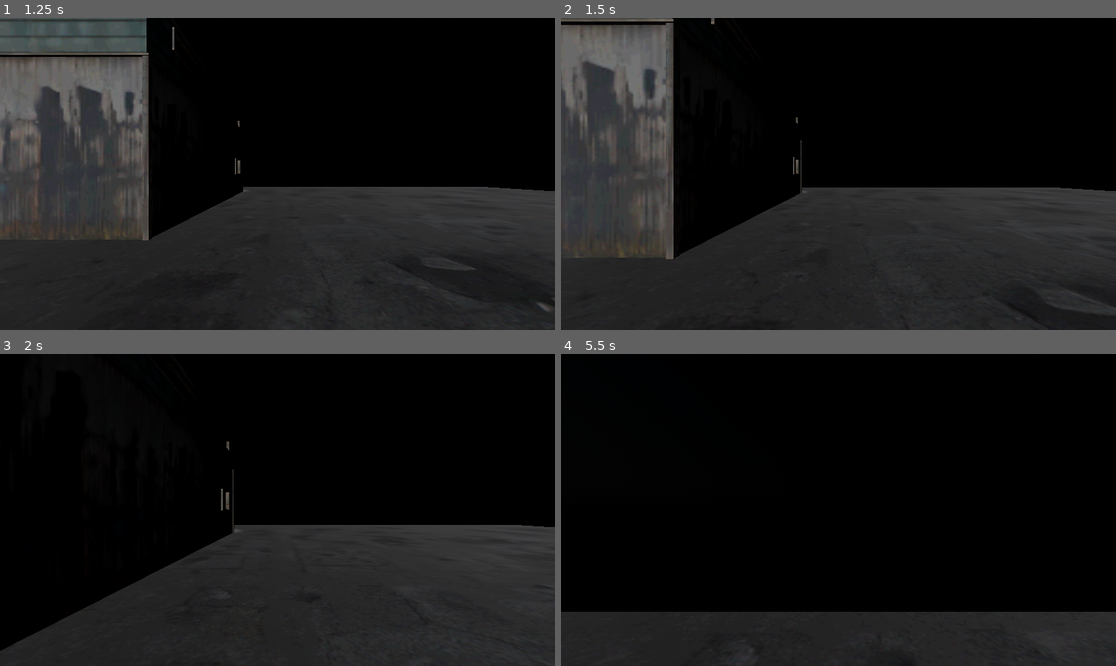
Above: before the commit, frames 1-4 (two rows, left to right).
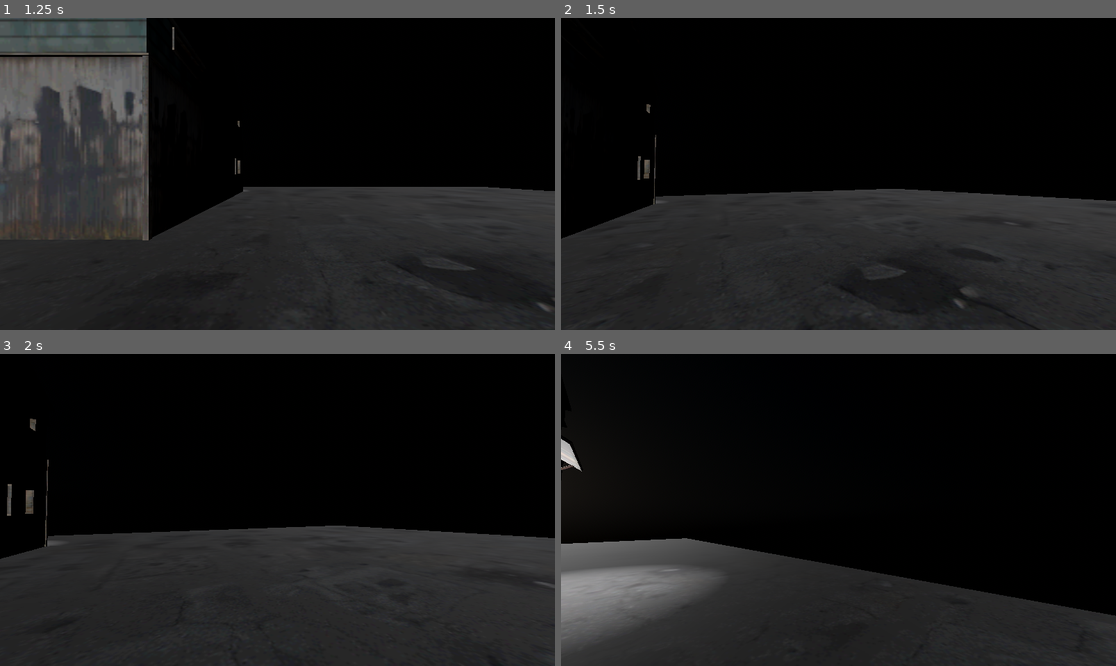
Above: after the commit, the same moments.

Repository: black-whale-studios/necropolis
Game: Godot game, scene res://src/main.tscn
The game is run twice, just before and just after one commit, with the same random seed, the same clock (stepped at 60 frames per second) and the same inputs.
Inputs (mouse positions are in pixels of both pictures, inside the frame that each line leads up to):
- Up to frame 1 (1.25 s): click "Start" at 0.5 s
- Up to frame 2 (1.5 s): tap Enter at 1.25 s; move the mouse to (866, 174) at 1.27 s; hold W (move_forward) from 1.28 s (still down); hold E (interact) from 1.28 s (still down)
- Up to frame 3 (2 s): keep holding W (move_forward); keep holding E (interact)
- Up to frame 4 (5.5 s): keep holding W (move_forward); move the mouse to (810, 510) at 2.02 s; release E (interact) at 2.03 s; tap E (interact) at 2.1, 3.6, 5.1 s; move the mouse to (849, 503) at 2.77 s; hold E (interact) 2.78-3.53 s; move the mouse to (832, 516) at 3.52 s; move the mouse to (877, 513) at 4.27 s; hold E (interact) 4.28-5.03 s; move the mouse to (794, 506) at 5.02 s

Frame 1 is identical in both runs. In frame 2, 17% of the frame differs, in the area x 0-100%, y 0-100%; in frame 3, 8.8%; in frame 4, 15%.

Commit message:
Adding interaction area gui

Diff:
--- a/project.godot
+++ b/project.godot
@@ -51,8 +51,3 @@
 "events": [Object(InputEventKey,"resource_local_to_scene":false,"resource_name":"","device":-1,"window_id":0,"alt_press …(192 unchanged characters)…
 ]
 }
-
-[rendering]
-
-renderer/rendering_method="gl_compatibility"
-renderer/rendering_method.mobile="gl_compatibility"
--- a/src/levels/lab_entrance/lab_entrance.tscn
+++ b/src/levels/factory_entrance/factory_entrance.tscn
@@ -1,10 +1,10 @@
 [gd_scene load_steps=11 format=3 uid="uid://dd1xi4resg5k7"]
 
-[ext_resource type="PackedScene" uid="uid://f5co7wm1ijeb" path="res://src/levels/lab_entrance/floor/floor.tscn" id="1_2d5kh"]
+[ext_resource type="PackedScene" uid="uid://f5co7wm1ijeb" path="res://src/levels/factory_entrance/floor/floor.tscn" id="1_2d5kh"]
 [ext_resource type="PackedScene" uid="uid://bqot8wk1fsrdy" path="res://src/scenes/player/player.tscn" id="1_lhubg"]
 [ext_resource type="PackedScene" uid="uid://bpbk4qnpsrm5p" path="res://src/scenes/interaction_box/interaction_box.tscn" id="2_2c0yn"]
 [ext_resource type="ArrayMesh" uid="uid://bl8te1b6bm1tu" path="res://src/assets/Industrial_exterior_v2/Models/Building_2.res" id="2_qtu4i"]
-[ext_resource type="Script" path="res://src/levels/lab_entrance/entrance_door_interaction.gd" id="3_oogoh"]
+[ext_resource type="Script" path="res://src/levels/factory_entrance/entrance_door_interaction.gd" id="3_oogoh"]
 
 [sub_resource type="ConcavePolygonShape3D" id="ConcavePolygonShape3D_1c8j6"]
 data = PackedVector3Array(0.5805, 4.2283, -6.1407, 3.1739, 4.2283, -6.1407, 3.1739, 5.8046, -6.1407, 3.1739, 5.8046, -6 …(47006 unchanged characters)…
--- a/src/levels/lab_entrance/floor/floor.tscn
+++ b/src/levels/factory_entrance/floor/floor.tscn
@@ -1,6 +1,6 @@
 [gd_scene load_steps=2 format=3 uid="uid://f5co7wm1ijeb"]
 
-[ext_resource type="PackedScene" uid="uid://dimr8hja5wv04" path="res://src/levels/lab_entrance/floor/section.tscn" id="1_wnoob"]
+[ext_resource type="PackedScene" uid="uid://dimr8hja5wv04" path="res://src/levels/factory_entrance/floor/section.tscn" id="1_wnoob"]
 
 [node name="Floor" type="Node3D"]
 
--- /dev/null
+++ b/src/levels/inside_factory/inside_factory.tscn
@@ -0,0 +1,3 @@
+[gd_scene format=3 uid="uid://rl0jashqxdut"]
+
+[node name="InsideFactory" type="Node3D"]
--- a/src/main.tscn
+++ b/src/main.tscn
@@ -1,7 +1,7 @@
 [gd_scene load_steps=3 format=3 uid="uid://c65o3s7xqa58a"]
 
 [ext_resource type="Script" path="res://src/main.gd" id="1_8ki2c"]
-[ext_resource type="PackedScene" uid="uid://dd1xi4resg5k7" path="res://src/levels/lab_entrance/lab_entrance.tscn" id="2_8qcb3"]
+[ext_resource type="PackedScene" uid="uid://dd1xi4resg5k7" path="res://src/levels/factory_entrance/factory_entrance.tscn" id="2_8qcb3"]
 
 [node name="Main" type="Control"]
 layout_mode = 3
--- a/src/scenes/player/gui/PlayerGui.tscn
+++ b/src/scenes/player/gui/PlayerGui.tscn
@@ -2,17 +2,10 @@
 
 [ext_resource type="Script" path="res://src/scenes/player/gui/player_gui.gd" id="1_yufbh"]
 
-[node name="PlayerGui" type="Control"]
-layout_mode = 3
-anchors_preset = 15
-anchor_right = 1.0
-anchor_bottom = 1.0
-grow_horizontal = 2
-grow_vertical = 2
+[node name="PlayerGui" type="CanvasLayer"]
 script = ExtResource("1_yufbh")
 
 [node name="InteractionDescriptionLabel" type="Label" parent="."]
-layout_mode = 1
 anchors_preset = 8
 anchor_left = 0.5
 anchor_top = 0.5
--- a/src/scenes/player/gui/player_gui.gd
+++ b/src/scenes/player/gui/player_gui.gd
@@ -1,4 +1,4 @@
-extends Control
+extends CanvasLayer
 
 @onready var interaction_description_label := $InteractionDescriptionLabel
 
@@ -15,6 +15,6 @@
 	interaction_description_label.text = "Press E to " + description
 	pass
 
-func show_interaction_description():
-
+func hide_interaction_description():
+	interaction_description_label.text = ""
 	pass
--- a/src/scenes/player/player.gd
+++ b/src/scenes/player/player.gd
@@ -29,10 +29,7 @@
 		_rotation_input = -event.relative.x * MOUSE_SENSITIVITY
 		_tilt_input = -event.relative.y * MOUSE_SENSITIVITY
 
-func _input(event):
-	if event.is_action_pressed("interact") and _current_interaction_object:
-		_current_interaction_object.interact()
-		pass
+
 
 func _update_camera(delta):
 
@@ -66,9 +63,7 @@
 	if not is_on_floor():
 		velocity.y -= gravity * delta
 
-	# Handle Jump.
-	if Input.is_action_just_pressed("jump") and is_on_floor():
-		velocity.y = JUMP_VELOCITY
+
 
 	# Get the input direction and handle the movement/deceleration.
 	# As good practice, you should replace UI actions with custom gameplay actions.
@@ -89,7 +84,7 @@
 func _on_interaction_area_area_entered(area: Area3D) -> void:
 	if area.is_in_group("interaction_box"):
 		_current_interaction_object = area.get_parent()
-		player_gui.show_interaction_description()
+
 		player_gui.set_interaction_description(_current_interaction_object.interaction_descripion)
 		pass
 	pass # Replace with function body.
@@ -98,4 +93,5 @@
 func _on_interaction_area_area_exited(area: Area3D) -> void:
 	if _current_interaction_object == area.get_parent():
 		_current_interaction_object = null
+		player_gui.hide_interaction_description()
 	pass # Replace with function body.
--- a/src/scenes/player/player.tscn
+++ b/src/scenes/player/player.tscn
@@ -32,7 +32,8 @@
 update_mode = 1
 enable_shadows = true
 
-[node name="PlayerGui" parent="CameraController/Camera3D" instance=ExtResource("3_58od1")]
+[node name="PlayerGui" parent="CameraController/Camera3D" instance=ExtResource("3_dy6rl")]
+follow_viewport_enabled = true
 
 [node name="InteractionArea" type="Area3D" parent="."]
 transform = Transform3D(1, 0, 0, 0, 1, 0, 0, 0, 1, 0, 1.37116, -0.714523)
Renamed: src/levels/lab_entrance/entrance_door_interaction.gd -> src/levels/factory_entrance/entrance_door_interaction.gd
Renamed: src/levels/lab_entrance/floor/section.tscn -> src/levels/factory_entrance/floor/section.tscn
Not shown: 1 places in src/scenes/player/player.tscn that only renumber resources
